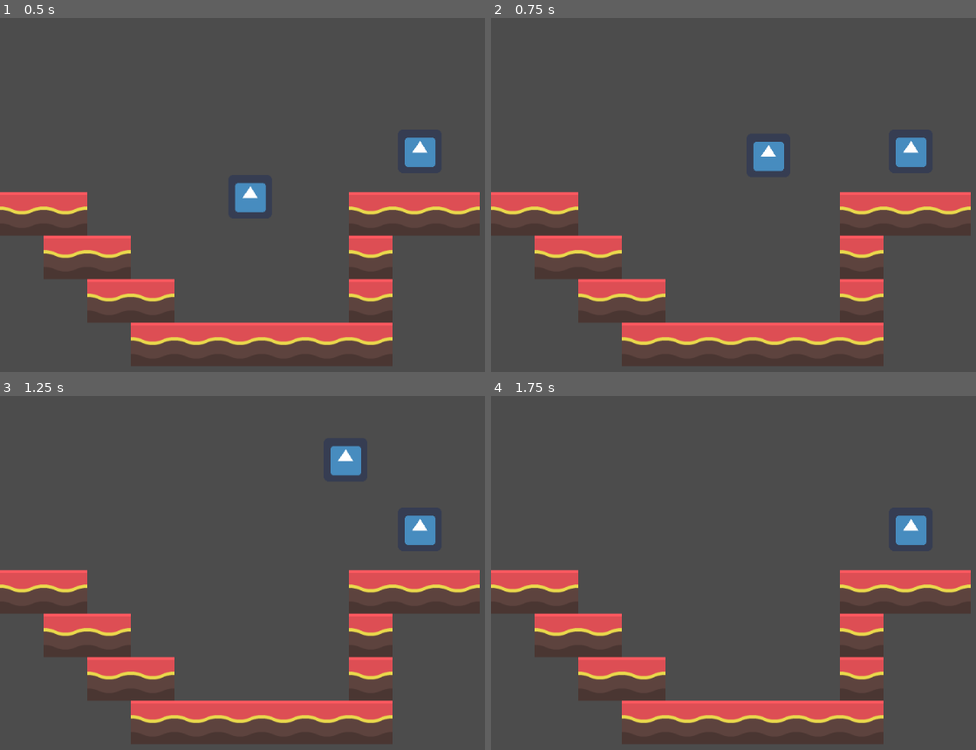
Above: before the commit, frames 1-4 (two rows, left to right).
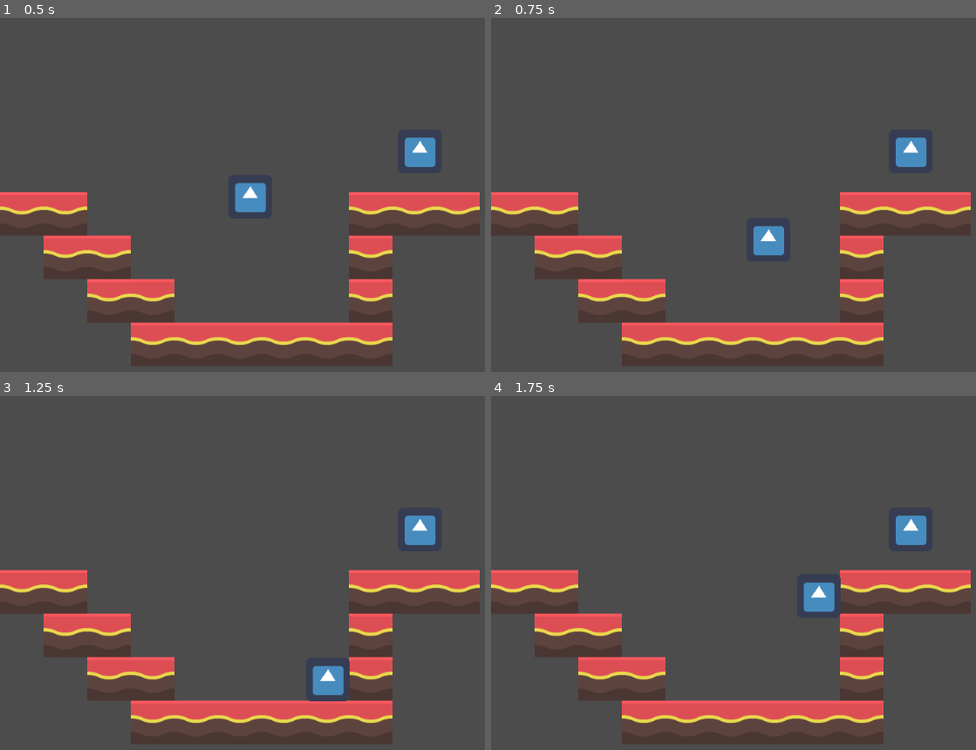
Above: after the commit, the same moments.

Repository: reginapramesti/ldjam51
Game: Godot game, scene res://Sprite.tscn
The game is run twice, just before and just after one commit, with the same random seed, the same clock (stepped at 60 frames per second) and the same inputs. The engine's default icon, where the game draws it, is replaced by a stand-in: a white triangle on a blue panel in a dark square.
Inputs:
- Up to frame 1 (0.5 s): no input
- Up to frame 2 (0.75 s): hold Right (ui_right) from 0.53 s (still down); hold Up (ui_up) from 0.53 s (still down)
- Up to frame 3 (1.25 s): keep holding Right (ui_right); keep holding Up (ui_up)
- Up to frame 4 (1.75 s): keep holding Right (ui_right); release Up (ui_up) at 1.28 s; tap Up (ui_up) at 1.35, 1.52 s

Frame 1 is identical in both runs. In frame 2, 1.0% of the frame differs, in the area x 54-61%, y 34-67%; in frame 3, 1.1%, in the area x 63-75%, y 14-87%; in frame 4, 0.6%.

Commit message:
add jump on ground only

Diff:
--- a/Sprite.gd
+++ b/Sprite.gd
@@ -4,9 +4,10 @@
 const WALK_SPEED = 200
 
 var velocity = Vector2()
+var rng = RandomNumberGenerator.new()
 
 func _input(event):
-	if event.is_action_pressed("ui_up"):
+	if event.is_action_pressed("ui_up") and is_on_floor():
 		velocity.y = -GRAVITY
 
 func _physics_process(delta):
--- a/Sprite.tscn
+++ b/Sprite.tscn
@@ -76,6 +76,7 @@
 
 [node name="TileMap" type="TileMap" parent="."]
 tile_set = SubResource( 4 )
+show_collision = true
 format = 1
 tile_data = PoolIntArray( 262144, 0, 0, 262145, 0, 0, 262152, 0, 0, 262153, 0, 0, 262154, 0, 0, 327681, 0, 0, 327682, 0, 0, 327688, 0, 0, 393218, 0, 0, 393219, 0, 0, 393224, 0, 0, 458755, 0, 0, 458756, 0, 0, 458757, 0, 0, 458758, 0, 0, 458759, 0, 0, 458760, 0, 0 )
 
Binary file added: Sprite-0001.aseprite
